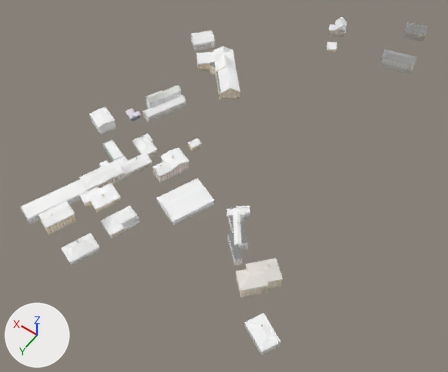
The glTF model world/buildings/b_-36_2.glb, before and after one commit.
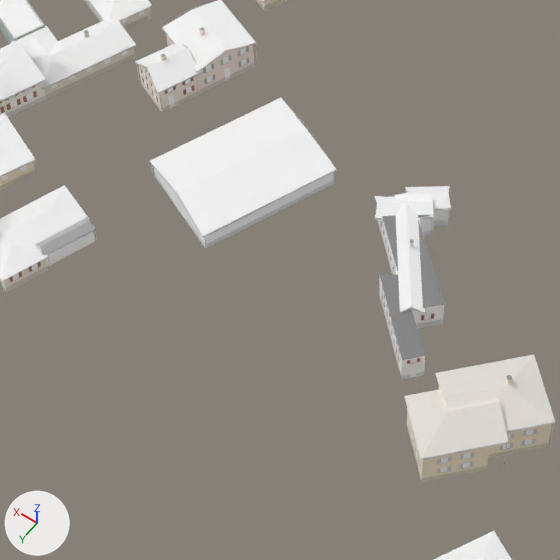
There are two pictures of each version: one whole from a 50 mm lens placed at (-9155.1, -424.8, 507.3), pointed at (-9033.9, -594.6, 240.6), one close up on the part from 25% to 63% of the width and 40% to 87% of the height. Arrows for +X, +Y and +Z are at lower left; the lights stay in place. The older version's two pictures come first. Vertices at exactly the same position are counted once.

Before the edit, the objects in view are built like this:
```python
me_bld = bpy.data.meshes.new('bld')
me_bld.from_pydata(...)  # 10743 vertices, 7482 faces; spans x -9111.0..-8955.0, y -753.0..-505.0, z 256.0..270.0
me_bld.materials.append(mat_building)
ob_bld = bpy.data.objects.new('bld', me_bld)
ob_bld.location = (0.0, 0.0, 0.0)
```
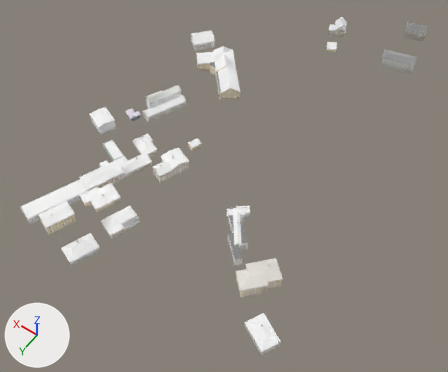
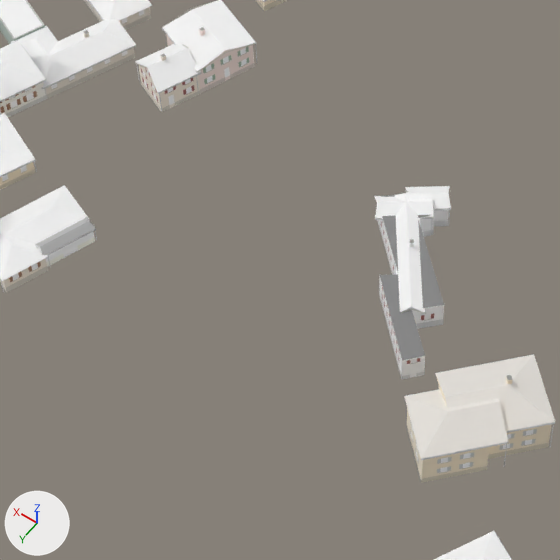
Changed parts and their boxes (x1, y1, x2, y2) in the close-ups (560 x 560 px):
part 1 of me_bld, deleted
    before: (150, 97, 337, 249)

Patch to the scene script:
```diff
--- a/world/buildings/b_-36_2.glb.py
+++ b/world/buildings/b_-36_2.glb.py
@@ me_bld @@
 # used by ob_bld; location = (0.0, 0.0, 0.0)
-me_bld.from_pydata(...)  # 10743 vertices, 7482 faces; spans x -9111.0..-8955.0, y -753.0..-505.0, z 256.0..270.0
+me_bld.from_pydata(...)  # 10639 vertices, 7404 faces; spans x -9111.0..-8955.0, y -753.0..-505.0, z 256.0..270.0
+# me_bld part 1: 16 loose pieces with 104 vertices, spanning x -9045.0..-9020.0, y -578.0..-550.0, z 257.0..262.0, are deleted
 me_bld.materials.append(mat_building)
```
